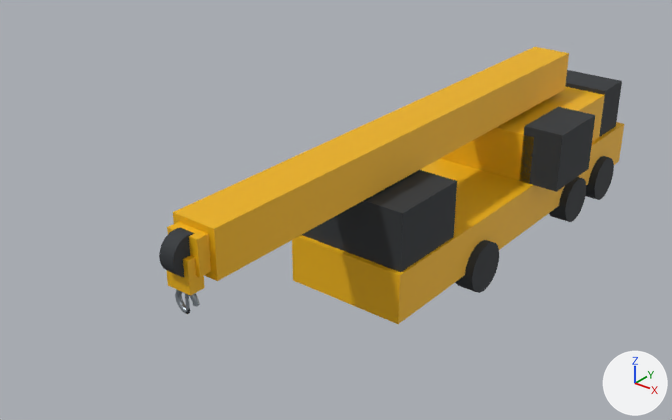
A saved change to the glTF model assets/example-models/guindaste-provisorio.ficticio.glb.
Camera for both pictures: a 50 mm lens placed at (9.6, -18.73, 10.05), pointed at (-0.94, -5.55, 1.88). The lights are fixed; the arrows at lower right show +X, +Y and +Z. The older version comes first. Where no turn or scale is listed for an object, it has been applied to the vertices.
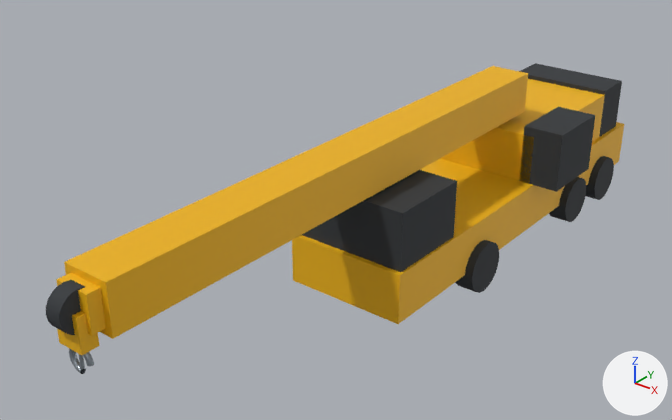
What differs and where, as boxes [x1, y1, x2, y2] in the pictures (672 x 420 px):
'Mesh_11', moved: before [173, 47, 569, 281]; after [64, 66, 528, 339]
'Mesh_13', moved: before [159, 228, 194, 277]; after [46, 280, 85, 335]
'Mesh_12', moved: before [167, 222, 211, 278]; after [56, 273, 106, 336]
'Mesh_15', moved: before [167, 256, 205, 296]; after [57, 311, 99, 355]
'Mesh_16', moved: before [175, 290, 200, 314]; after [69, 349, 94, 374]
'crane-cable-line', moved: before [185, 294, 190, 310]; after [79, 354, 85, 369]

Edits to the bpy script that builds the scene:
```text
Change ob_mesh_11:
    ob_mesh_11.location: (0.0, -4.32, 3.3) -> (0.0, -6.34, 3.3)
Change ob_mesh_12:
    ob_mesh_12.location: (0.0, -4.94, 3.3) -> (0.0, -6.96, 3.3)
Change ob_mesh_13:
    ob_mesh_13.location: (0.0, -10.44, 3.3) -> (0.0, -12.46, 3.3)
Change ob_crane_cable_line:
    ob_crane_cable_line.location: (0.0, -10.44, 3.3) -> (0.0, -12.46, 3.3)
Change ob_mesh_15:
    ob_mesh_15.location: (0.0, -10.44, 3.0) -> (0.0, -12.46, 3.0)
Change ob_mesh_16:
    ob_mesh_16.location: (0.0, -10.44, 2.45) -> (0.0, -12.46, 2.45)
```
